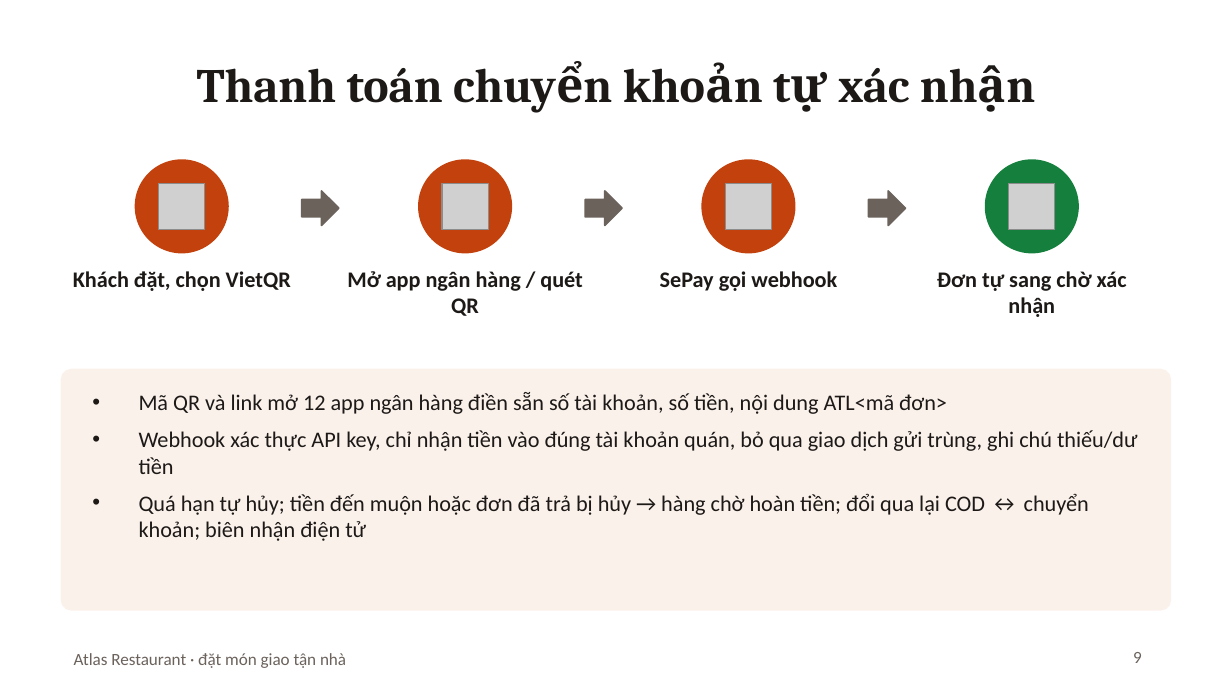
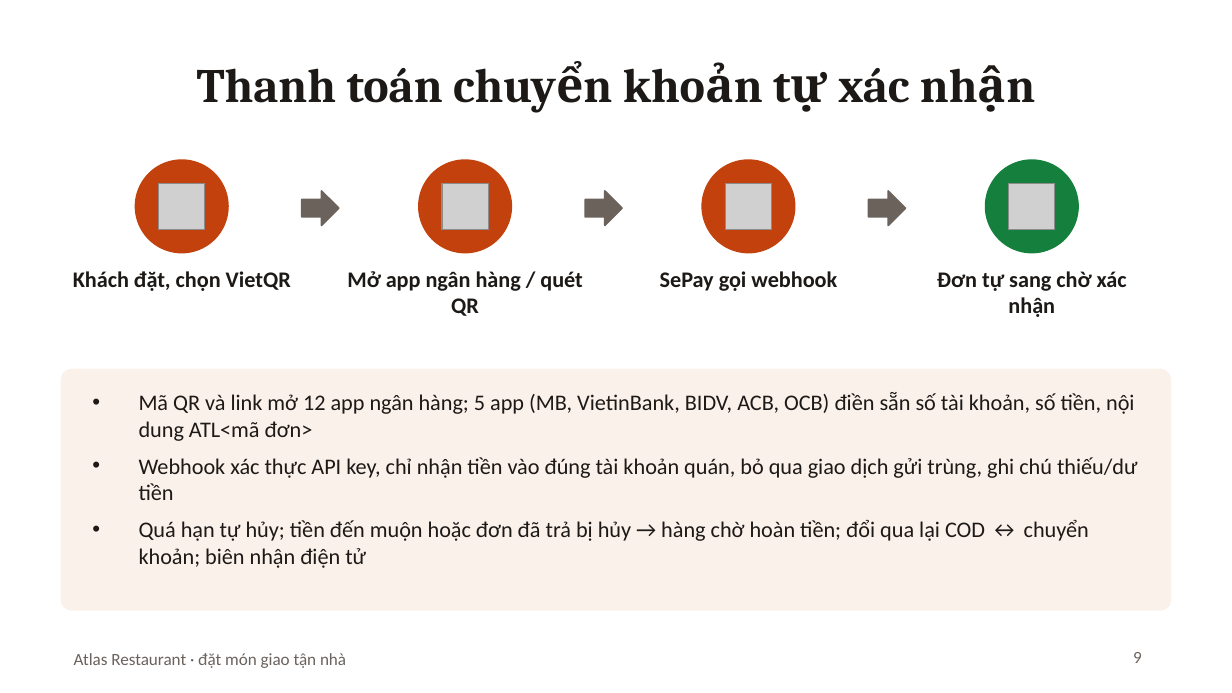
Before and after one commit to Anpham120/restaurant-ordering-mobile, a slide deck: slide 9 of docs/Slide_BTL_AtlasRestaurant.pptx. Drawn at 1232x693 pixels with LibreOffice and Linux fonts; fonts in the diff are those of the drawing; grey boxes stand for pictures. Boxes give left, top, right and bottom in pixels: in the first picture for what was removed or moved away, otherwise in the second. Text is boxed around its words. In the diff, an @@ line names an element or a change of style, - is before the commit and + after.

```diff
--- a/docs/Slide_BTL_AtlasRestaurant.pptx
+++ b/docs/Slide_BTL_AtlasRestaurant.pptx
@@ text at (x1=139, y1=392, x2=1134, y2=441): text changed @@
-• Mã QR và link mở 12 app ngân hàng điền sẵn số tài khoản, số tiền, nội dung ATL<mã đơn>
+• Mã QR và link mở 12 app ngân hàng; 5 app (MB, VietinBank, BIDV, ACB, OCB) điền sẵn số tài khoản, số tiền, nội dung ATL<mã đơn>
```
Also in this commit, not shown: 4 other files.
